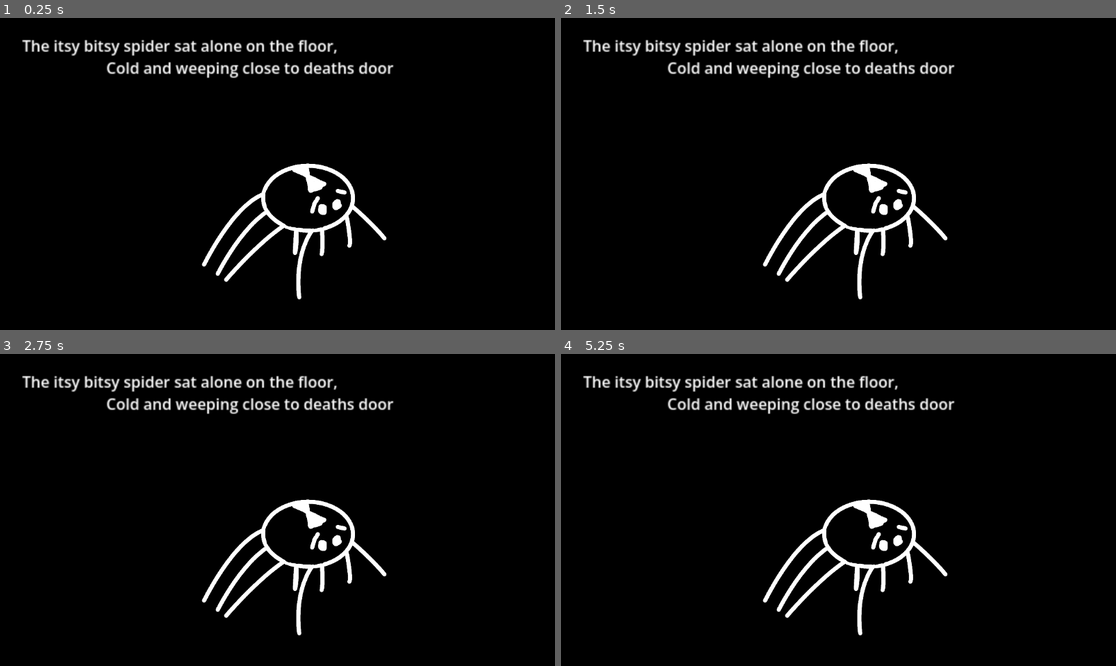
Above: before the commit, frames 1-4 (two rows, left to right).
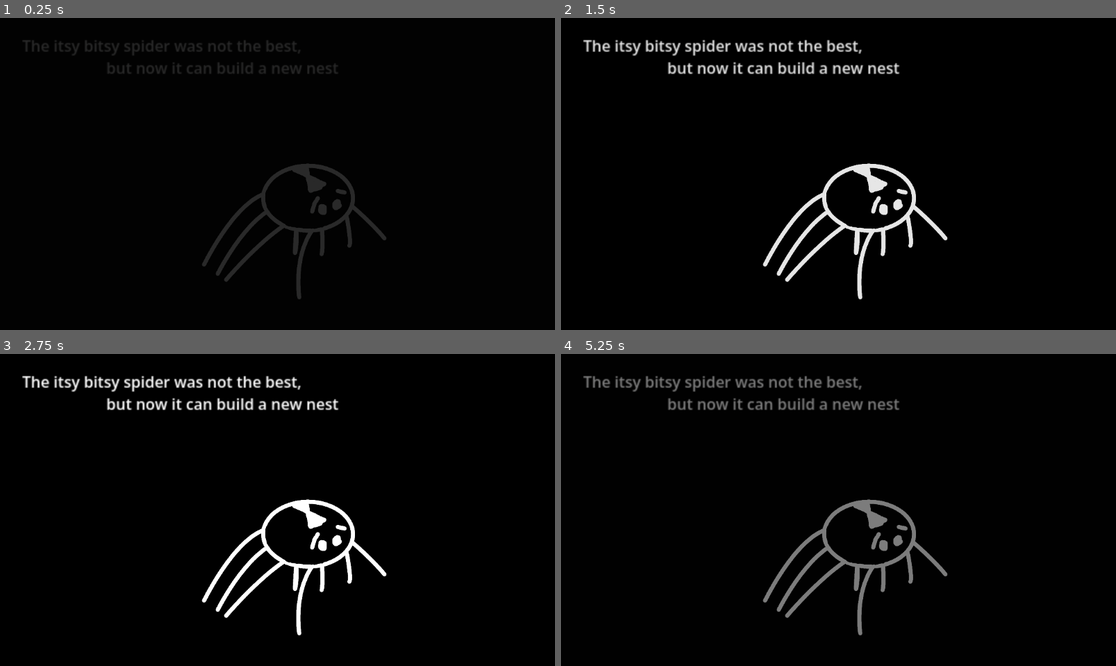
Above: after the commit, the same moments.

Repository: Chickenhatter/web-spider
Game: Godot game, scene res://scenes/end.tscn
The game is run twice, just before and just after one commit, with the same random seed, the same clock (stepped at 60 frames per second) and the same inputs. This scene is started directly instead of the project's main scene. The engine's default icon, where the game draws it, is replaced by a stand-in: a white triangle on a blue panel in a dark square.
Inputs (mouse positions are in pixels of both pictures, inside the frame that each line leads up to):
- Up to frame 1 (0.25 s): no input
- Up to frame 2 (1.5 s): tap Enter at 0.5 s; move the mouse to (960, 158) at 0.52 s; hold Right from 0.53 s (still down); tap Alt at 0.6 s; click (960, 158) at 0.67 s; tap Up at 0.77 s; move the mouse to (727, 189) at 1.27 s; tap Shift at 1.35 s
- Up to frame 3 (2.75 s): tap Up at 1.52 s; tap Space at 2 s; move the mouse to (333, 441) at 2.02 s; release Right at 2.03 s; hold Left from 2.03 s (still down); tap Alt at 2.1 s
- Up to frame 4 (5.25 s): tap Enter at 2.75, 4.25 s; move the mouse to (810, 572) at 2.77 s; release Left at 2.78 s; hold Right 2.78-4.28 s; tap Shift at 2.85, 4.35 s; click (810, 572) at 2.92 s; tap Up at 3.02, 3.77, 4.52 s; tap Space at 3.5 s; move the mouse to (1005, 556) at 3.52 s; tap Alt at 3.6, 5.1 s; move the mouse to (672, 463) at 4.27 s; hold Left 4.28-5.03 s; move the mouse to (866, 510) at 5.02 s; hold Right from 5.03 s (still down); click (866, 510) at 5.17 s

The runs differ from the first frame. In frame 1, 4.6% of the frame differs, in the area x 4-71%, y 6-91%; in frame 2, 3.7%; in frame 3, 2.0%; in frame 4, 4.7%.

Commit message:
12hr 22m adding scene switching better

Diff:
--- a/code/body_code.gd
+++ b/code/body_code.gd
@@ -5,7 +5,7 @@
 func _ready() -> void:
 	pass # Replace with function body.
 
-var a = 25
+var a = 30
 # Called every frame. 'delta' is the elapsed time since the previous frame.
 func _process(delta: float) -> void:
 	if Trader.backrestart == true:
--- a/code/end.gd
+++ b/code/end.gd
@@ -1,13 +1,21 @@
 extends Node2D
-
+var up = false
+var down = true
 
 # Called when the node enters the scene tree for the first time.
 func _ready() -> void:
 	$RichTextLabel.add_theme_font_size_override("font_size", 400)
-	await get_tree().create_timer(6).timeout
+	await get_tree().create_timer(2).timeout
+	down = false
+	await get_tree().create_timer(2).timeout
+	up = true
+	await get_tree().create_timer(2).timeout
 	get_tree().change_scene_to_file('res://scenes/start.tscn')
 
 
 # Called every frame. 'delta' is the elapsed time since the previous frame.
 func _process(delta: float) -> void:
-	pass
+	if up == true:
+		$Sprite2D2.self_modulate.a += 0.01
+	if down == true:
+		$Sprite2D2.self_modulate.a -= 0.01
--- a/code/spider.gd
+++ b/code/spider.gd
@@ -5,10 +5,11 @@
 const JUMP_VELOCITY = -400.0
 
 func ready() -> void:
-	pass
+	Trader.played = true
 
 
 func _physics_process(delta: float) -> void:
+	Trader.played = true
 	if Trader.fear == true:
 		$Sprite2D.self_modulate.a = 1
 	if Trader.dead == true:
--- a/code/start.gd
+++ b/code/start.gd
@@ -5,10 +5,17 @@
 func _ready() -> void:
 	if Trader.fear == true:
 		$Node2D/Spider/Spider/Sprite2D.self_modulate.a = 1
+	if Trader.played == true:
+		$Sprite2D.self_modulate.a = 1
 
 
 # Called every frame. 'delta' is the elapsed time since the previous frame.
 func _process(delta: float) -> void:
+	if Trader.played == true:
+		$Sprite2D.self_modulate.a -= 0.01
+	if $Sprite2D.self_modulate.a < 0:
+		Trader.played = false
+		$Sprite2D.self_modulate.a = 0
 	if fade == true:
 		$Sprite2D.self_modulate.a += 0.01
 		await get_tree().create_timer(2.0).timeout
--- a/code/trader.gd
+++ b/code/trader.gd
@@ -6,6 +6,7 @@
 var backrestart = false
 var dead = false
 var fear = false
+var played = false
 # Called when the node enters the scene tree for the first time.
 func _ready() -> void:
 	pass # Replace with function body.
--- a/project.godot
+++ b/project.godot
@@ -12,7 +12,7 @@
 
 config/name="web-spider"
 run/main_scene="uid://bl0211orx8smy"
-config/features=PackedStringArray("4.6", "Forward Plus")
+config/features=PackedStringArray("4.7", "Forward Plus")
 config/icon="res://icon.svg"
 
 [autoload]
--- a/scenes/end.tscn
+++ b/scenes/end.tscn
@@ -45,5 +45,11 @@
 offset_top = -145.0
 offset_right = 226.0
 offset_bottom = 175.0
-text = "The itsy bitsy spider sat alone on the floor,
-                     Cold and weeping close to deaths door"
+text = "The itsy bitsy spider was not the best,
+                     but now it can build a new nest"
+
+[node name="Sprite2D2" type="Sprite2D" parent="." unique_id=1287603195]
+self_modulate = Color(0.012617188, 0.012617188, 0.012617188, 1)
+position = Vector2(12.500008, -8.000008)
+scale = Vector2(2.9547513, 2.6946106)
+texture = ExtResource("2_p7m4f")
--- a/scenes/main.tscn
+++ b/scenes/main.tscn
@@ -37,7 +37,7 @@
 "duration": 1.0,
 "texture": ExtResource("18_0ld40")
 }],
-"loop": true,
+"loop": 1,
 "name": &"default",
 "speed": 2.0
 }]
